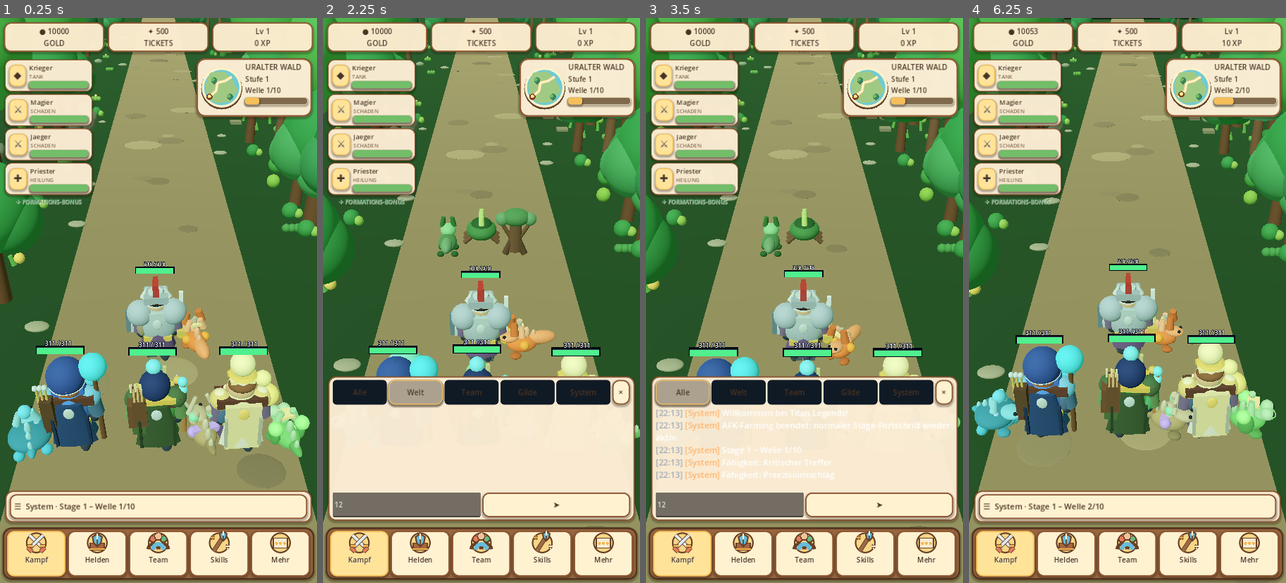
Above: before the commit, frames 1-4 (left to right).
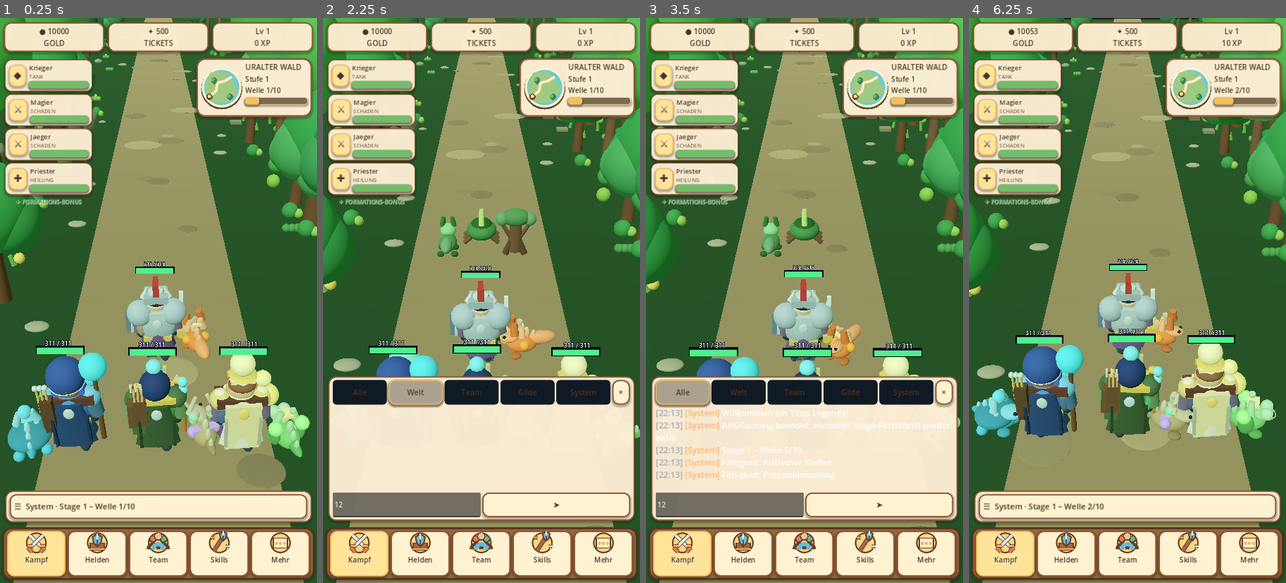
Above: after the commit, the same moments.

Repository: xynewageyx/TitanLegend
Game: Godot game, scene res://scenes/main.tscn
Same seed, same stepped clock (60 frames per second), same inputs: the game is played once before the commit and once after it.
Inputs (mouse positions are in pixels of both pictures, inside the frame that each line leads up to):
- Up to frame 1 (0.25 s): no input
- Up to frame 2 (2.25 s): click "☰ System · Stage 1 – Welle 1/…" at 0.5 s; click (405, 503) at 1.27 s; type "12" at 1.35 s; click "Welt" at 2 s
- Up to frame 3 (3.5 s): click "Alle" at 2.75 s
- Up to frame 4 (6.25 s): click "Team" at 3.5 s; click "Gilde" at 4.25 s; click "System" at 5 s; click "×" at 5.75 s

The runs differ from the first frame. In frame 1, 5.6% of the frame differs, in the area x 0-100%, y 0-100%; in frame 2, 4.5%; in frame 3, 4.5%; in frame 4, 5.9%.

Commit message:
Narrow forest path foundation to reveal organic trail edges

Diff:
--- a/scripts/biome_manager.gd
+++ b/scripts/biome_manager.gd
@@ -42,7 +42,9 @@
  var ground_color: Color = COLORS[current_biome].darkened(0.4)
  VisualFactory.box(terrain, Vector3(48, 0.35, 160), Vector3(0, -0.3, -36), ground_color)
  var path_color: Color = [Color("#51423d"), Color("#4c8798"), Color("#978267"), Color("#8e785b"), Color("#e2d7ad"), Color("#453b5a"), Color("#a4b8b8"), Color("#b9d9e8"), Color("#61688b"), Color("#62425b")][current_biome]
- VisualFactory.box(terrain, Vector3(7, 0.06, 160), Vector3(0, -0.08, -36), path_color)
+ # Nature uses a narrower foundation; the irregular mesh above it defines the visible trail.
+ var path_width: float = 5.8 if current_biome == BiomeType.NATURE else 7.0
+ VisualFactory.box(terrain, Vector3(path_width, 0.06, 160), Vector3(0, -0.08, -36), path_color)
  var rng: RandomNumberGenerator = RandomNumberGenerator.new()
  rng.seed = 241 + current_biome * 997
  for i in range(44):
